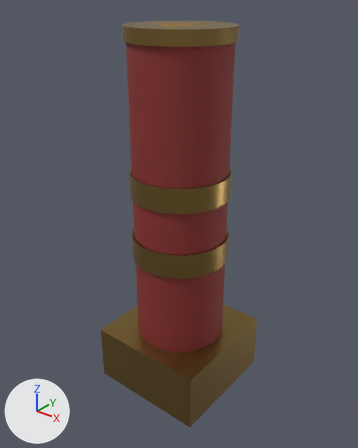
What one commit did to the Blender file BetweenTime/Assets/BetweenTime/Models/socket_steampunk.blend.
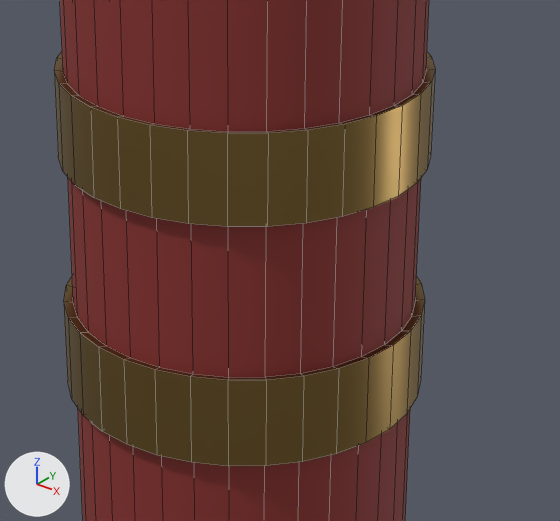
The first picture shows the older version from a 50 mm lens placed at (0.902, -1.135, 1.302), pointed at (-0.003, -0.003, 0.6). The close-ups show the older and then the newer version on the part from 32% to 74% of the width and 34% to 66% of the height of that picture. Only the edits that show in the close-ups are written down. Lighting does not change. The marker at lower left points along +X, +Y and +Z. The close-ups show mesh edges as thin lines.

In view in the first close-up: 'socket'.
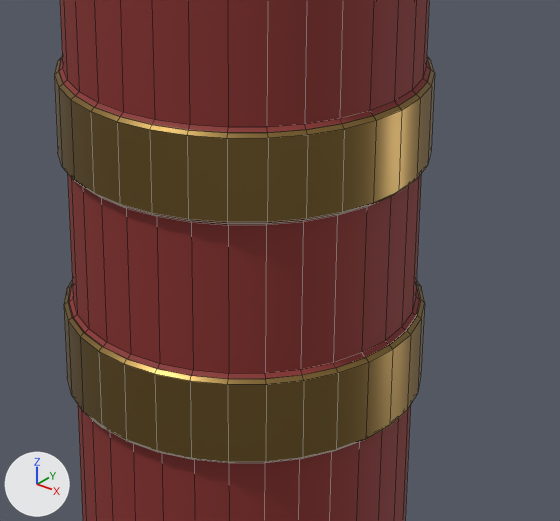
What changed in the scene script:
```text
Change ob_socket:
    add _m = ob_socket.modifiers.new('Bevel', 'BEVEL')
    add _m.angle_limit = 0.873
```

Changed parts and their boxes [x1, y1, x2, y2] in the close-ups (560 x 521 px):
'socket', modifiers changed
    both: [54, 0, 435, 521]
